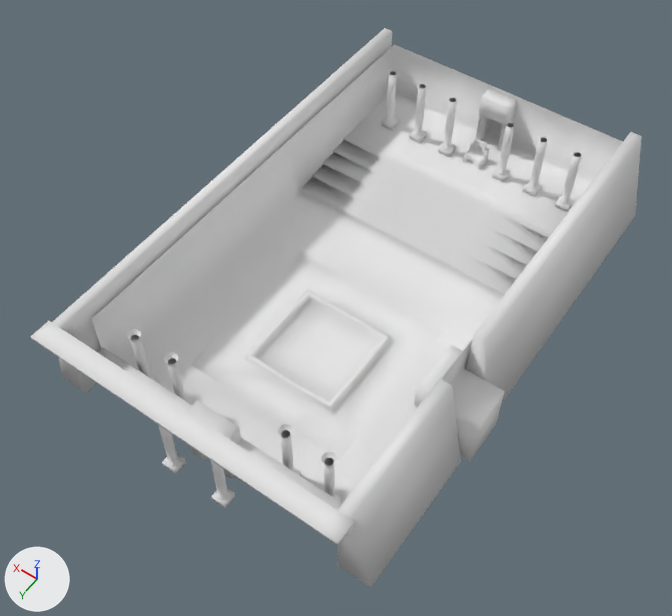
One commit to the Blender file SeriousGame/Assets/Imports/level5.blend: the scene before it, then after it.
Rendered twice from a 50 mm lens placed at (-45.4, 59.5, 104.3), pointed at (0.4, -4.6, 3.5). Every picture has the same lights, and +X, +Y and +Z are marked at lower left. The same objects are shown in both versions, whatever each file hides.

Objects in the first picture: 'temple'.
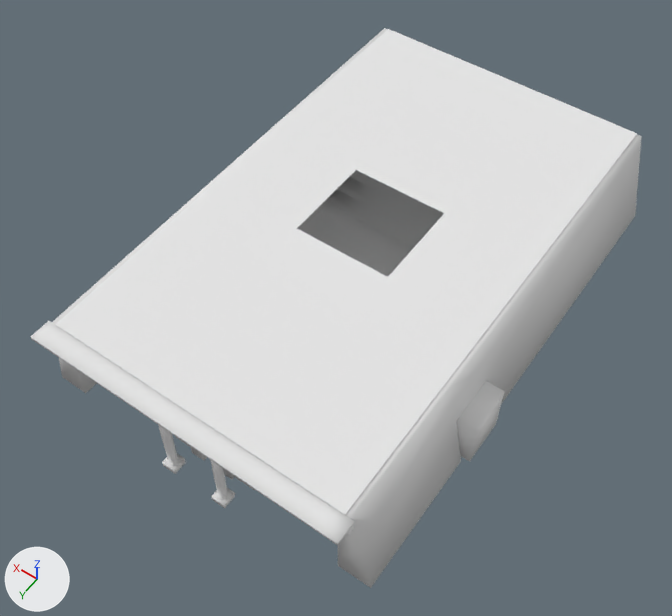
Location of each change, [x1, y1, x2, y2] in pixels of the pictures (672 x 616 px):
part 1 of me_cube, added: after [55, 29, 637, 515]
part 2 of me_cube, built on: [338, 136, 642, 588] in both

What the commit changed:
me_cube is used by ob_temple; location (0.0, 0.0, 0.0).
me_cube had 3970 vertices, 3578 faces and spanned x -25.9..25.0, y -48.3..27.1, z -0.9..14.6.
me_cube now has 4014 vertices, 3622 faces and spans x -25.9..25.0, y -48.3..27.1, z -0.9..14.7.
me_cube part 1: a new loose piece of 32 vertices spanning x -21.3..21.3, y -48.2..24.1, z 14.6..14.7, in mat_material (its picture is missing).
Part 2, on me_cube:
8 faces are deleted.
12 vertices are added at x -23.4..20.5, y -48.3..24.0, z 8.0..14.4.
20 new faces join them, smooth.
